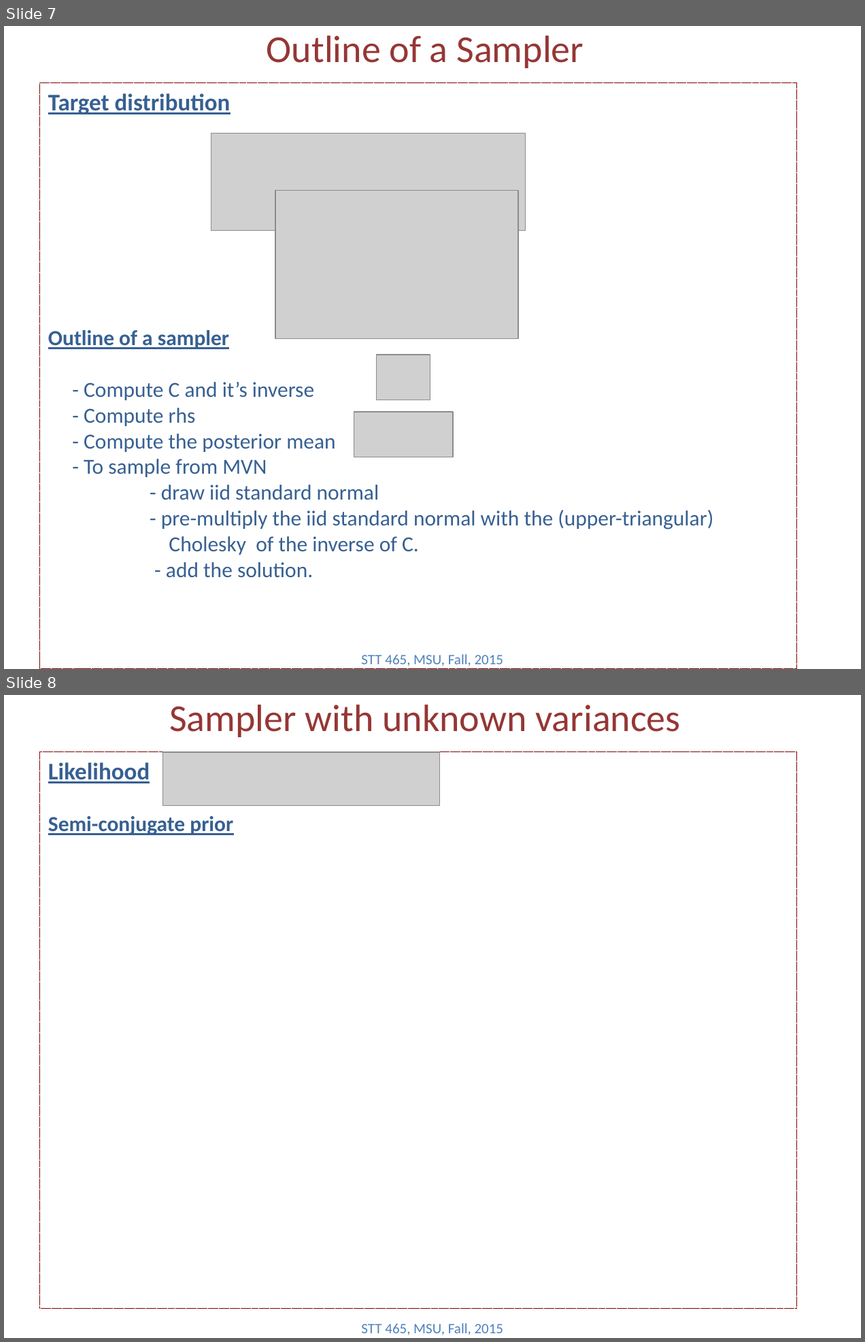
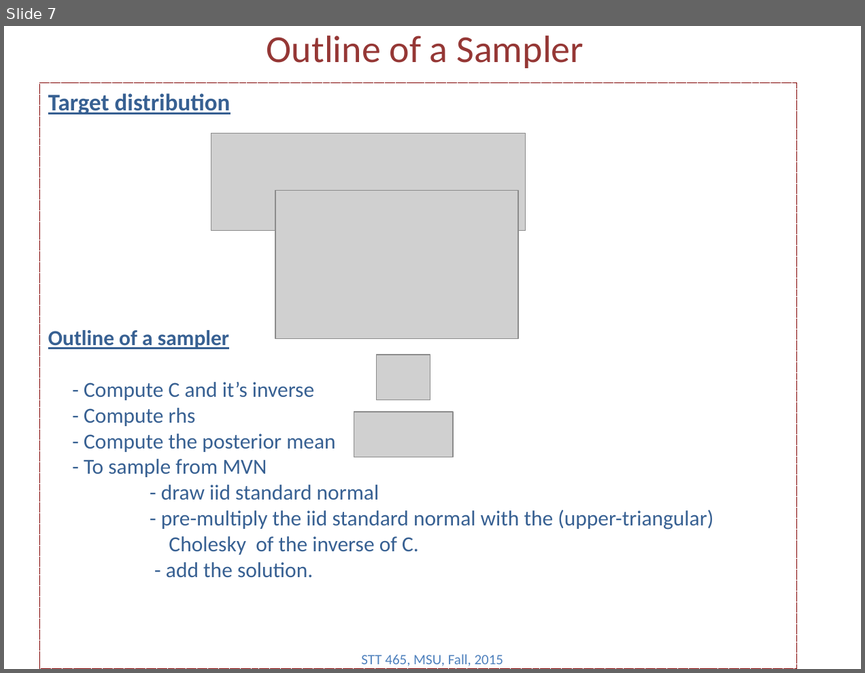
Before and after one commit to Boukos/STT465, a slide deck: STT465_11.pptx. Shown one above the other, each under a label of ours: slides 7 and 8 before the commit, slide 7 after it. The pictures are 865x1342 and 865x673 pixels, drawn with LibreOffice and Linux fonts; fonts in the diff are those of the drawing; grey boxes stand for pictures. Boxes give left, top, right and bottom in pixels: in the first picture for what was removed or moved away, otherwise in the second. Text is boxed around its words. In the diff, an @@ line names an element or a change of style, - is before the commit and + after.

```diff
--- a/STT465_11.pptx
+++ b/STT465_11.pptx
@@ slide 8 removed at (4, 695, 861, 1338), background #FFFFFF @@
@@ title removed at (169, 705, 680, 737) @@
-Sampler with unknown variances
@@ rectangle removed at (40, 751, 797, 1308) @@
-Likelihood
-Semi-conjugate prior
@@ picture removed at (162, 752, 439, 806) @@
@@ text removed at (361, 1323, 504, 1335) @@
-STT 465, MSU, Fall, 2015
```
Also in this commit, not shown: 1 slide changed, 3 other files.
